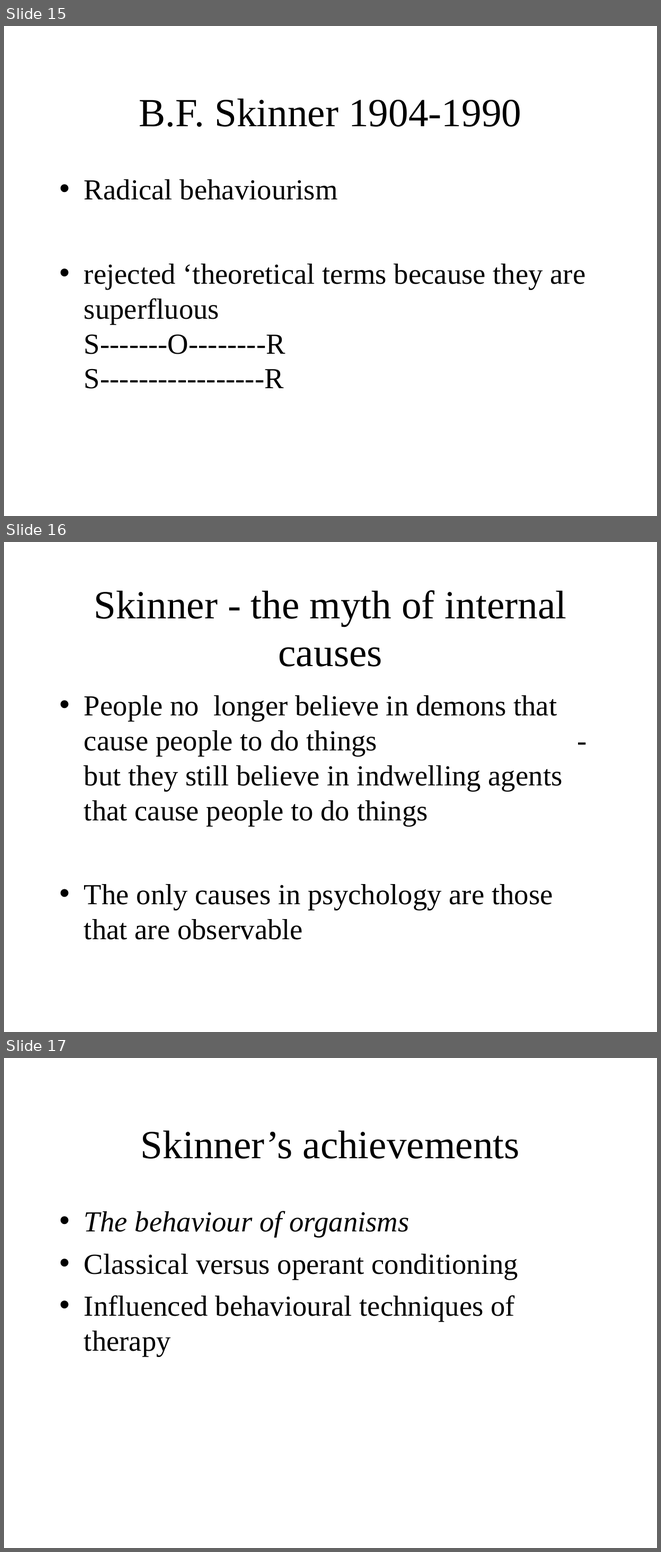
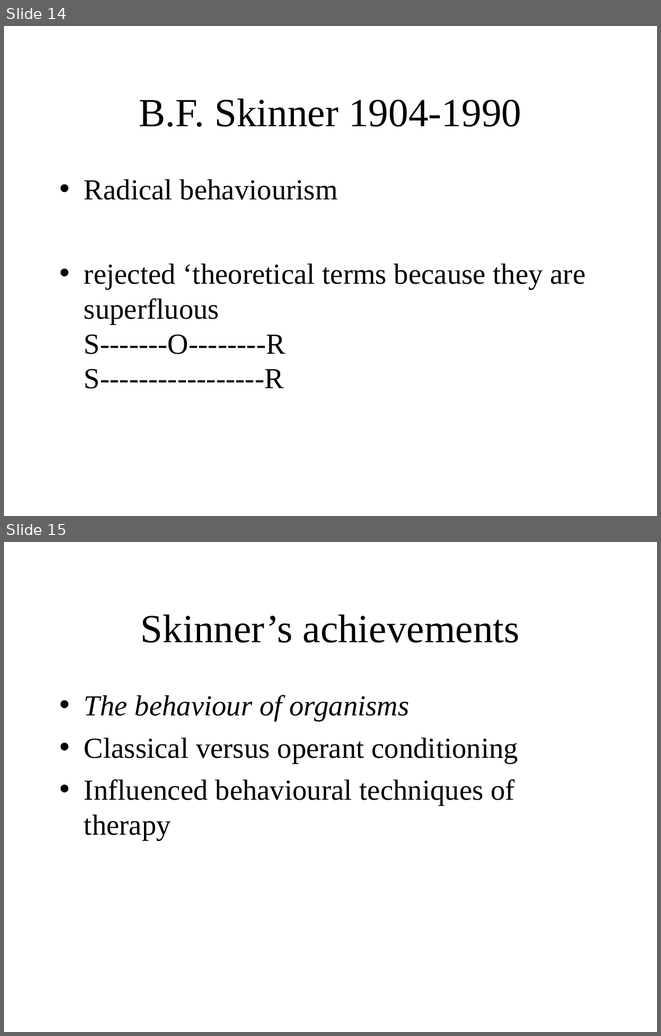
Before and after one commit to ajwills72/critical-thinking, a slide deck: src/behaviourism.odp. Shown one above the other, each under a label of ours: slides 15, 16 and 17 before the commit, slides 14 and 15 after it. The pictures are 661x1552 and 661x1036 pixels, drawn with LibreOffice and Linux fonts; fonts in the diff are those of the drawing. Boxes give left, top, right and bottom in pixels: in the first picture for what was removed or moved away, otherwise in the second. Text is boxed around its words. In the diff, an @@ line names an element or a change of style, - is before the commit and + after.

```diff
--- a/src/behaviourism.odp
+++ b/src/behaviourism.odp
@@ slide 16 removed at bbox=[4, 542, 657, 1032], background #FFFFFF @@
@@ title removed at bbox=[94, 590, 567, 667] @@
-Skinner - the myth of internal causes
@@ text removed at bbox=[84, 695, 563, 940] @@
-• People no longer believe in demons that cause people to do things - but they still believe in indwelling agents that cause people to do things
-• The only causes in psychology are those that are observable
@@ what was slide 15 is now slide 14 @@
@@ what was slide 17 is now slide 15 @@
```
Also in this commit, not shown: 9 slides changed, 6 other slides removed, 1 other file.
